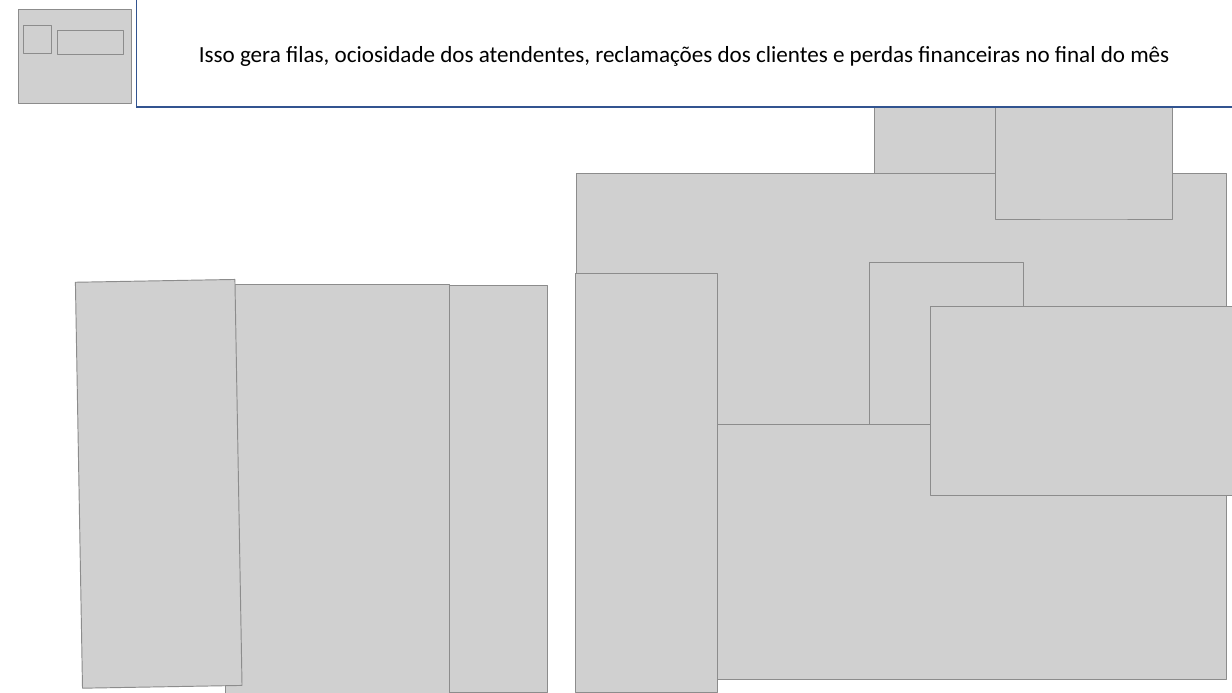
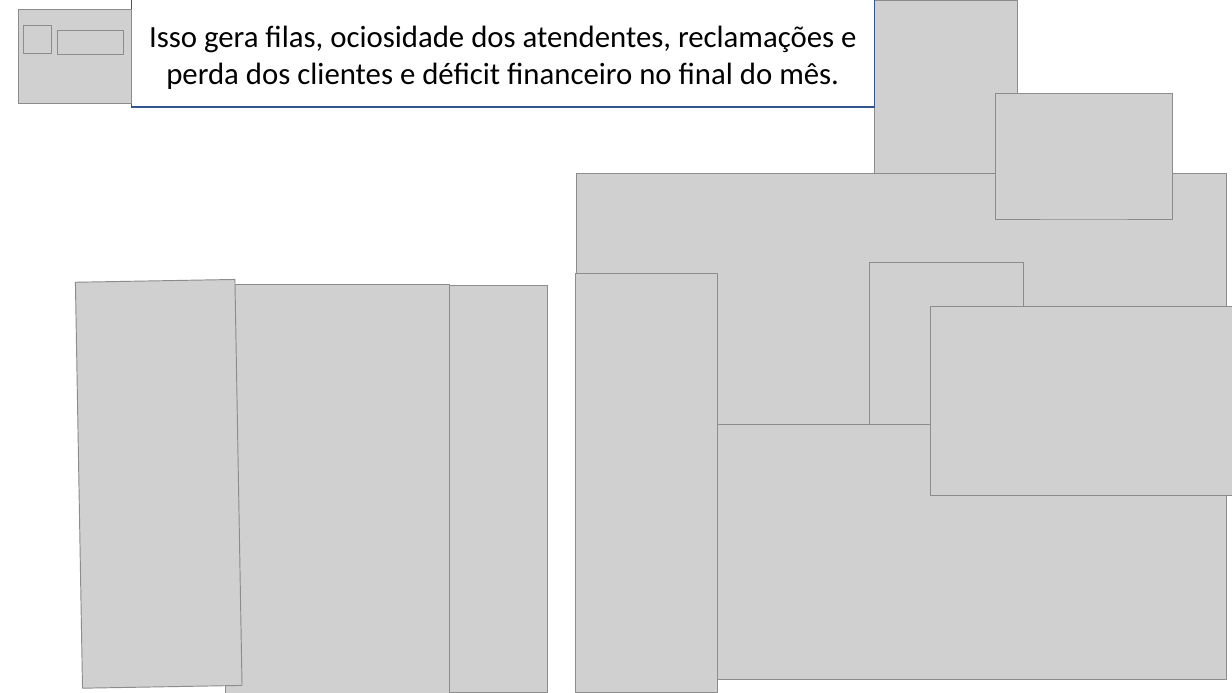
Before and after one commit to BandTec/primelloteirs, a slide deck: slide 3 of Documentacao/StoryBoard_KPRunnin'.pptx. Drawn at 1232x693 pixels with LibreOffice and Linux fonts; fonts in the diff are those of the drawing; grey boxes stand for pictures. Boxes give left, top, right and bottom in pixels: in the first picture for what was removed or moved away, otherwise in the second. Text is boxed around its words. In the diff, an @@ line names an element or a change of style, - is before the commit and + after.

```diff
--- a/Documentacao/StoryBoard_KPRunnin'.pptx
+++ b/Documentacao/StoryBoard_KPRunnin'.pptx
@@ rectangle "Isso gera filas, ociosidade dos ...": place and size @@
-rectangle "Isso gera filas, ociosidade dos ..." at <box>137,0,1232,107</box>
+rectangle "Isso gera filas, ociosidade dos ..." at <box>131,0,874,107</box>
@@ text in rectangle at <box>149,25,856,89</box>: text changed; size 18 to 24 pt @@
-Isso gera filas, ociosidade dos atendentes, reclamações dos clientes e perdas financeiras no final do mês
+Isso gera filas, ociosidade dos atendentes, reclamações e perda dos clientes e déficit financeiro no final do mês.
```
Also in this commit, not shown: 7 other slides changed.
